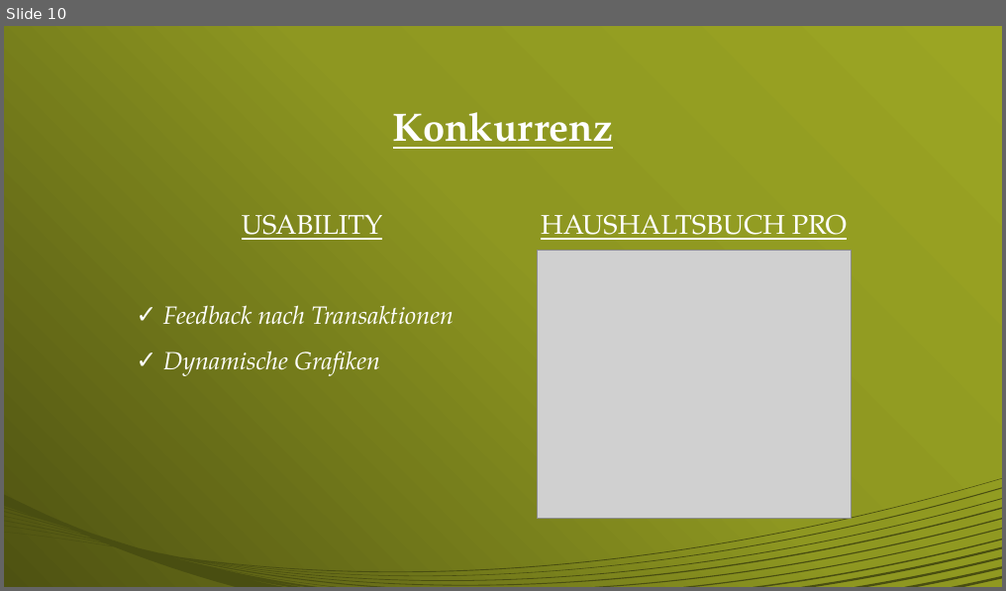
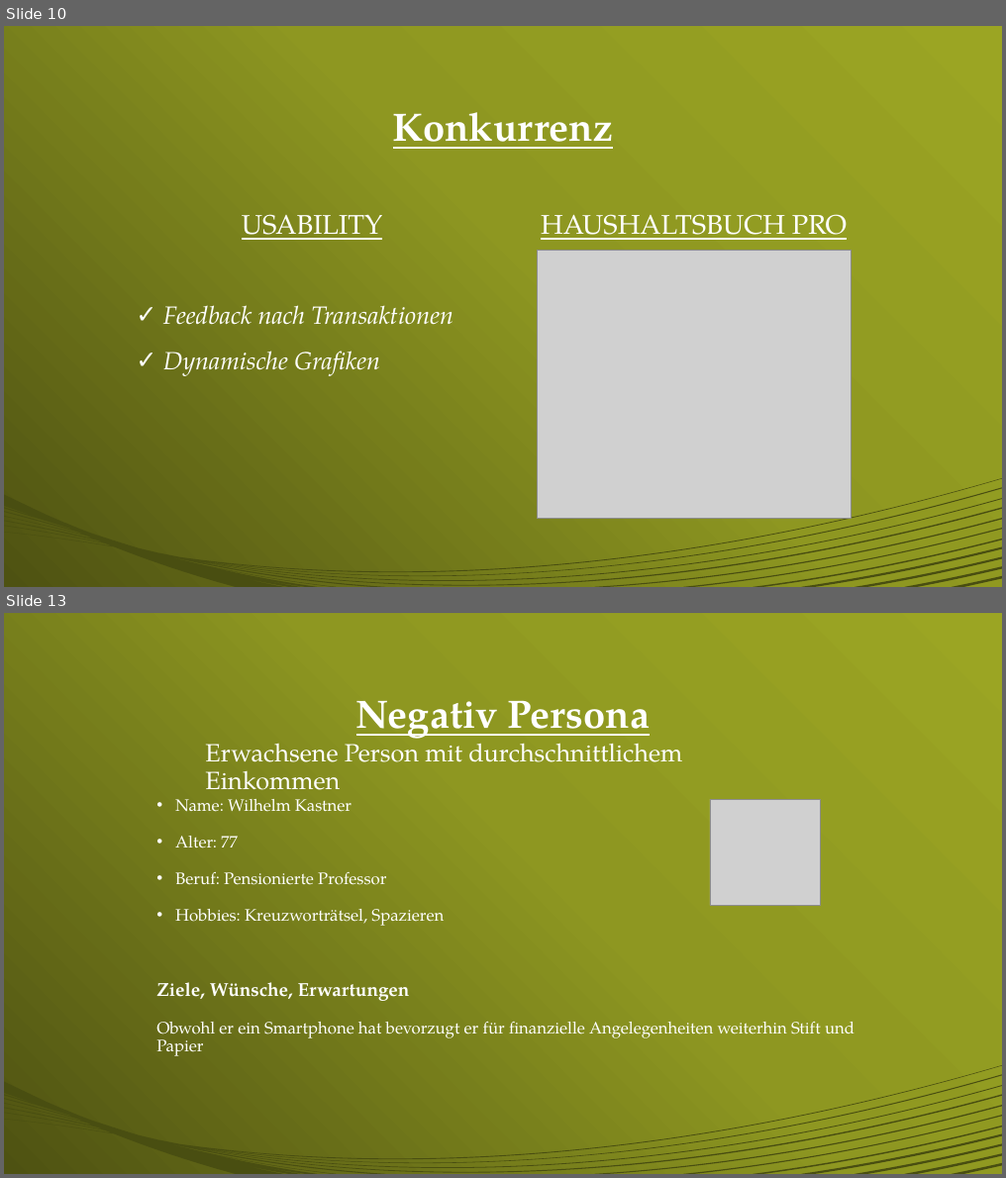
Before and after one commit to TarikPe/HCI, a slide deck: M1/präsentation/M1GruppeFreitagTeam10Präsentation.pptx. Shown one above the other, each under a label of ours: slide 10 before the commit, slides 10 and 13 after it; the slides between them are not shown. The pictures are 1006x591 and 1006x1178 pixels, drawn with LibreOffice and Linux fonts; fonts in the diff are those of the drawing; grey boxes stand for pictures. Boxes give left, top, right and bottom in pixels: in the first picture for what was removed or moved away, otherwise in the second. Text is boxed around its words. In the diff, an @@ line names an element or a change of style, - is before the commit and + after.

```diff
--- a/M1/präsentation/M1GruppeFreitagTeam10Präsentation.pptx
+++ b/M1/präsentation/M1GruppeFreitagTeam10Präsentation.pptx
@@ slide 13 added at <box>4,613,1002,1174</box>, background gradient #9DA625 to #8E9721 to #4E5312; not listed: 1 template element that a slide beside it also shows @@
@@ title added at <box>356,700,649,739</box>, 38 pt, text #FFFFFF, bold, underline @@
+Negativ Persona
@@ text added at <box>205,736,682,790</box>, 24 pt, text #FFFFFF @@
+Erwachsene Person mit durchschnittlichem Einkommen
@@ text added at <box>156,799,854,1057</box>, 16 pt, text #FFFFFF @@
+• Name: Wilhelm Kastner
+• Alter: 77
+• Beruf: Pensionierte Professor
+• Hobbies: Kreuzworträtsel, Spazieren
+Ziele, Wünsche, Erwartungen
+Obwohl er ein Smartphone hat bevorzugt er für finanzielle Angelegenheiten weiterhin Stift und Papier
@@ picture added at <box>710,799,821,906</box> @@
```
Also in this commit, not shown: 6 other slides added, 6 other files.
